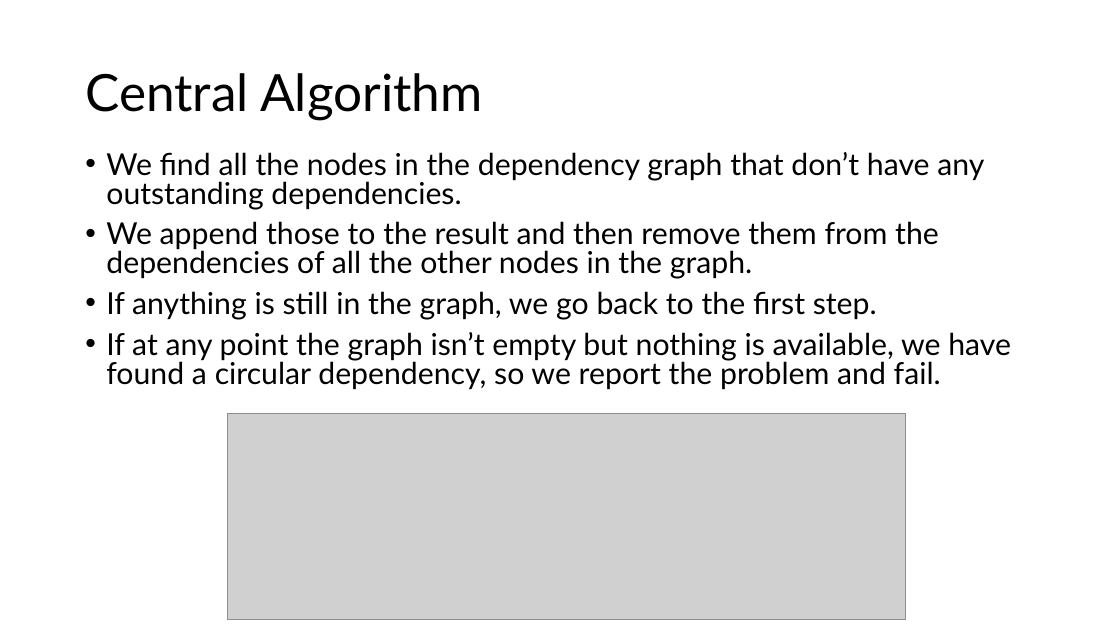
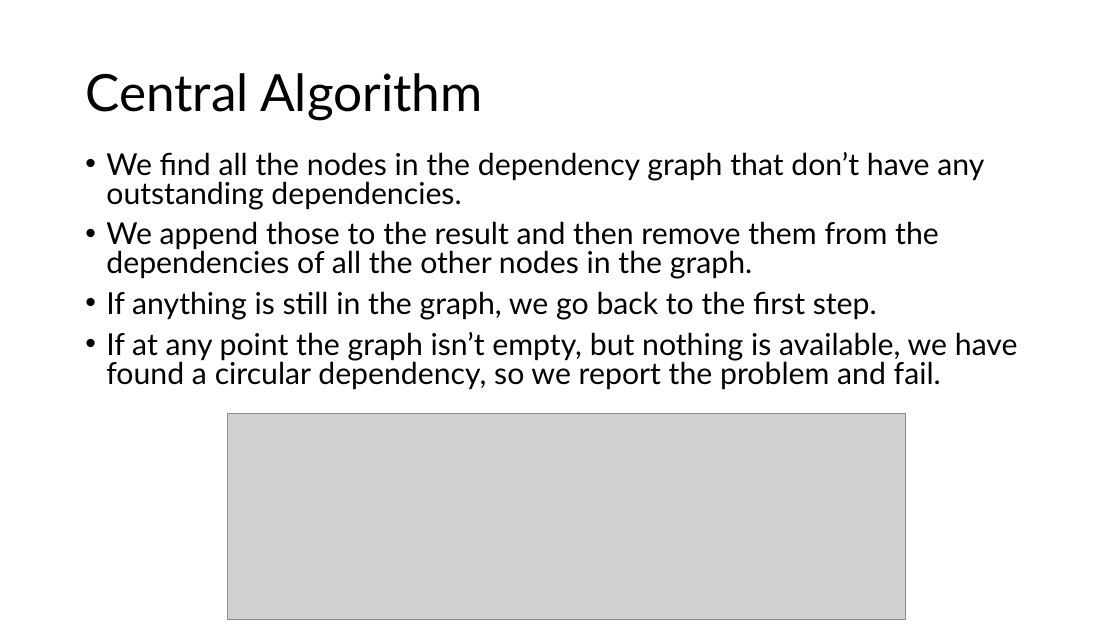
Before and after one commit to aregm/system-design-course, a slide deck: slide 25 of docs/Lecture 6.pptx. Drawn at 1120x630 pixels with LibreOffice and Linux fonts; fonts in the diff are those of the drawing; grey boxes stand for pictures. Boxes give left, top, right and bottom in pixels: in the first picture for what was removed or moved away, otherwise in the second. Text is boxed around its words. In the diff, an @@ line names an element or a change of style, - is before the commit and + after.

Commit message:
Updated lecture 6
Some typos are corrected.

```diff
--- a/docs/Lecture 6.pptx
+++ b/docs/Lecture 6.pptx
@@ text at [106, 332, 1018, 390]: text changed @@
-• If at any point the graph isn’t empty but nothing is available, we have found a circular dependency, so we report the problem and fail.
+• If at any point the graph isn’t empty, but nothing is available, we have found a circular dependency, so we report the problem and fail.
```
Also in this commit, not shown: 10 other slides changed.
